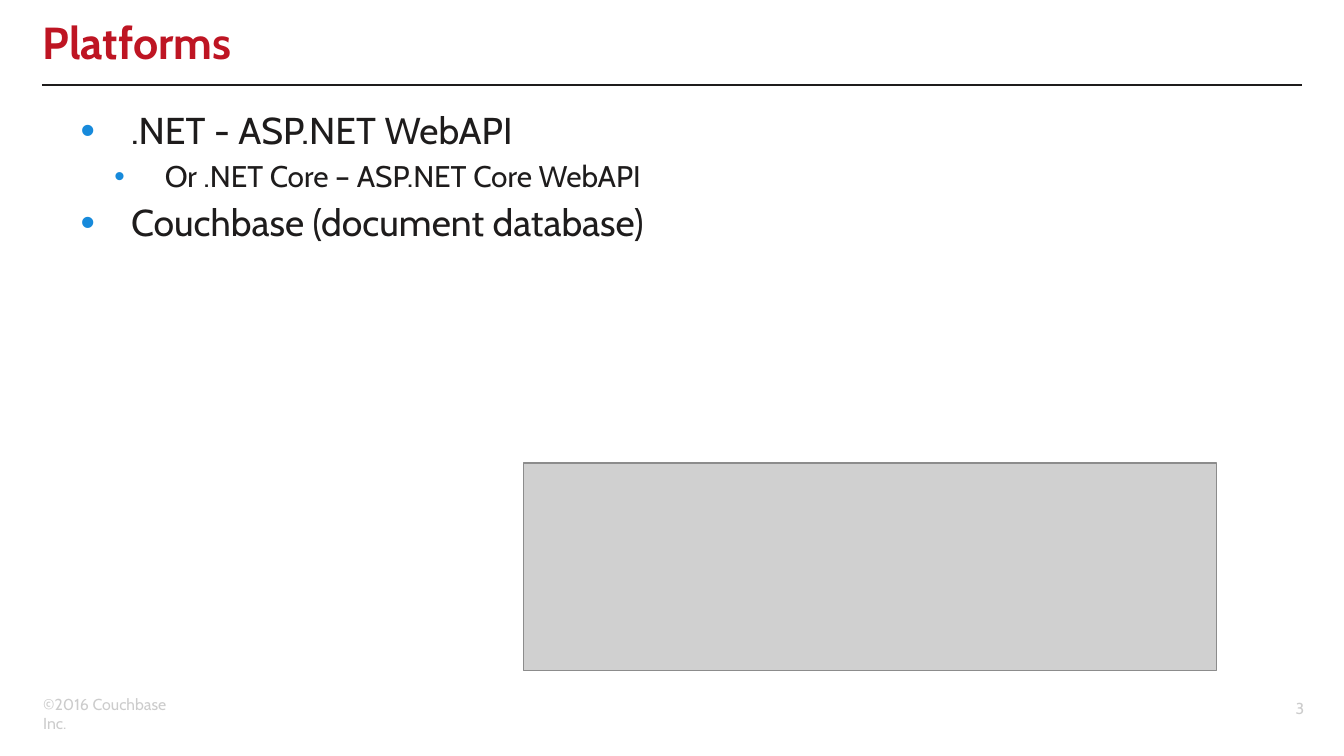
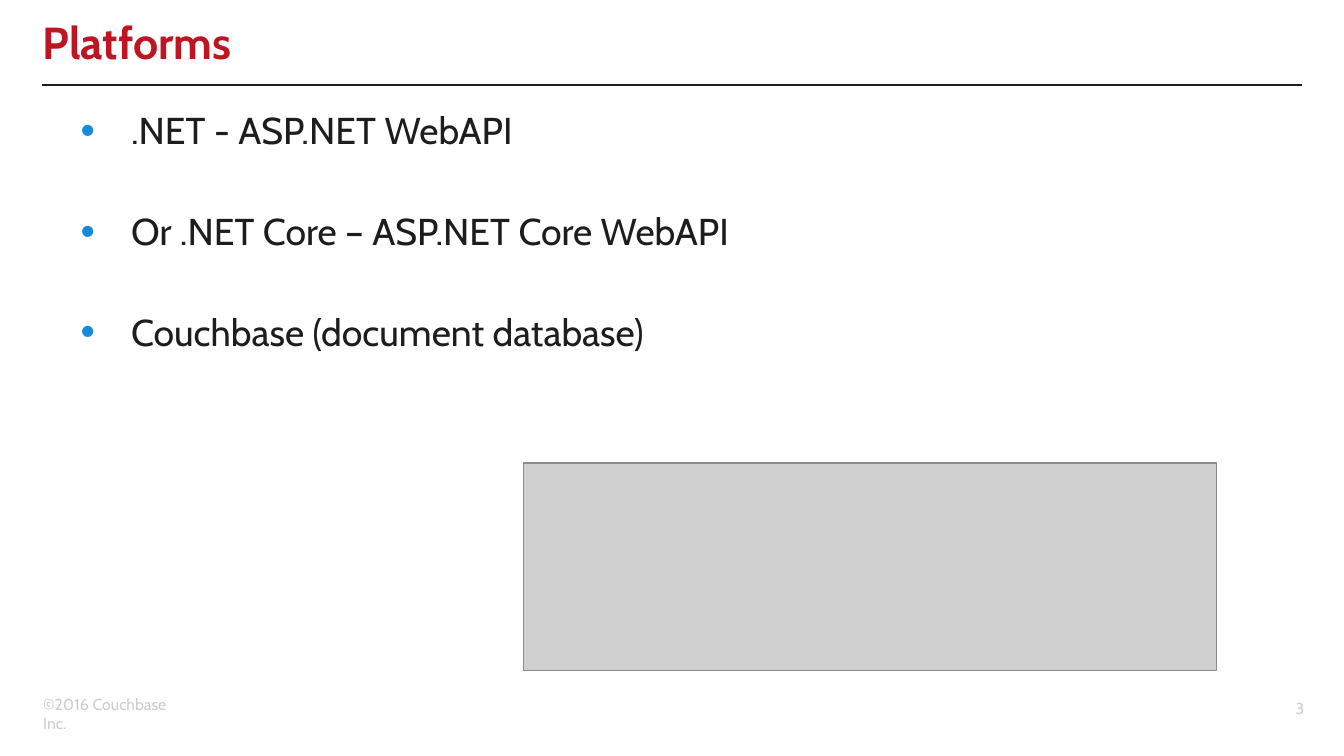
Before and after one commit to couchbaselabs/aspnet-nosql-workshop, a slide deck: slide 3 of 03/03.pptx. Drawn at 1344x756 pixels with LibreOffice and Linux fonts; fonts in the diff are those of the drawing; grey boxes stand for pictures; background and template pictures are left out. Boxes give left, top, right and bottom in pixels: in the first picture for what was removed or moved away, otherwise in the second. Text is boxed around its words. In the diff, an @@ line names an element or a change of style, - is before the commit and + after.

```diff
--- a/03/03.pptx
+++ b/03/03.pptx
@@ text at (131,217,729,246): size 16 to 20 pt in "Or .NET Core – ASP.NET Core WebAPI"; list level 2 to 1 in "Or .NET Core – ASP.NET ..." @@
```
Also in this commit, not shown: 7 other slides changed, 6 slides added, 1 other file.
